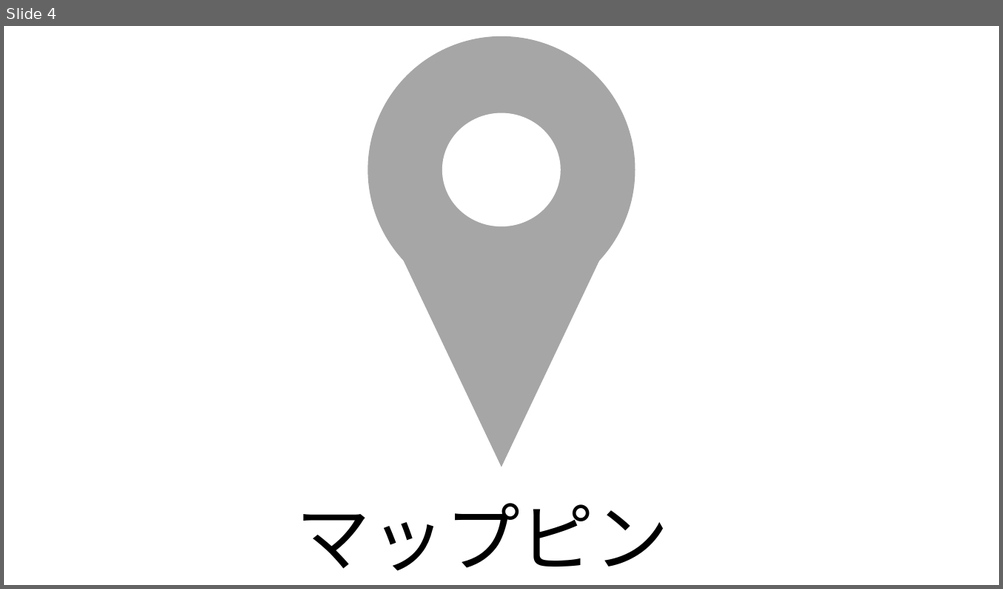
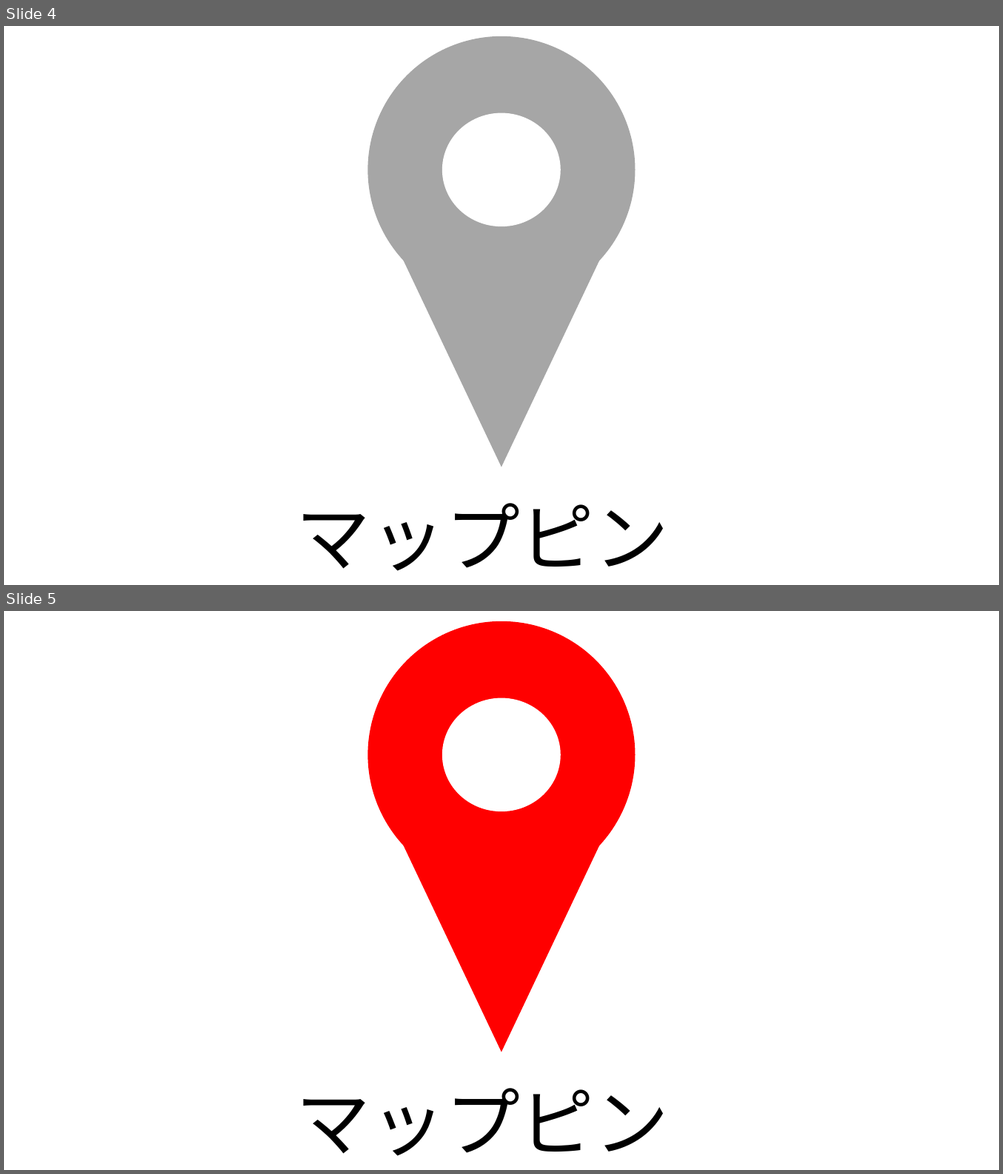
Before and after one commit to yuki-kimoto/kimoto-system, a slide deck: kimoto_system_icon.pptx. Shown one above the other, each under a label of ours: slide 4 before the commit, slides 4 and 5 after it. The pictures are 1003x589 and 1003x1174 pixels, drawn with LibreOffice and Linux fonts; fonts in the diff are those of the drawing. Boxes give left, top, right and bottom in pixels: in the first picture for what was removed or moved away, otherwise in the second. Text is boxed around its words. In the diff, an @@ line names an element or a change of style, - is before the commit and + after.

Commit message:
パワポファイルを更新

```diff
--- a/kimoto_system_icon.pptx
+++ b/kimoto_system_icon.pptx
@@ slide 5 added at box(4, 611, 999, 1170), background #FFFFFF @@
@@ ellipse added at box(368, 621, 635, 889), fill #FF0000 @@
@@ ellipse added at box(442, 698, 560, 812), fill #FFFFFF @@
@@ triangle added at box(371, 778, 632, 1053), fill #FF0000 @@
@@ text added at box(296, 1088, 669, 1156), 72 pt, text #000000 @@
+マップピン
```
